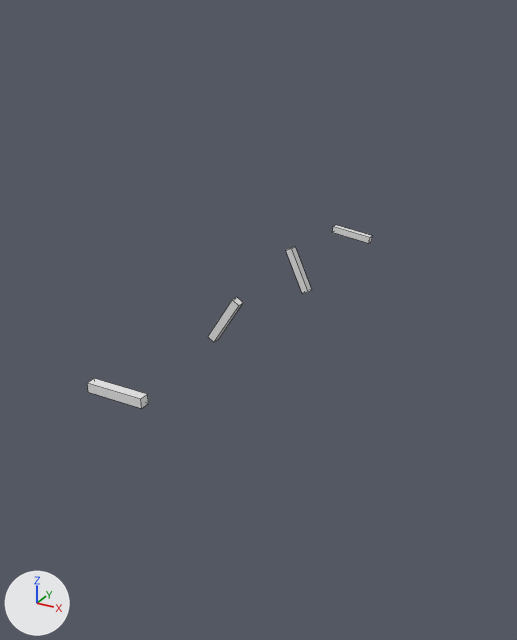
The OBJ model Assets/Models/UpperArm/activity_publique/activity publique_0003.obj, before and after one commit.
The view is the same before and after, from a camera (50 mm lens) standing at (0.479, -0.882, 0.399) and looking at (-0.001, -0.008, -0.037). Lighting does not change. The marker at lower left points along +X, +Y and +Z. Mesh edges are drawn as thin lines. Where no turn or scale is listed for an object, it has been applied to the vertices.

The scene before the commit, as lines of its bpy script (objects in view):
```python
me_activity_publique_0003 = bpy.data.meshes.new('activity publique_0003')
me_activity_publique_0003.from_pydata(...)  # 32 vertices, 24 faces; spans x -0.039..0.039, y -0.345..0.367, z -0.037..0.037
ob_activity_publique_0003 = bpy.data.objects.new('activity publique_0003', me_activity_publique_0003)
ob_activity_publique_0003.location = (0.0, 0.0, 0.0)
```
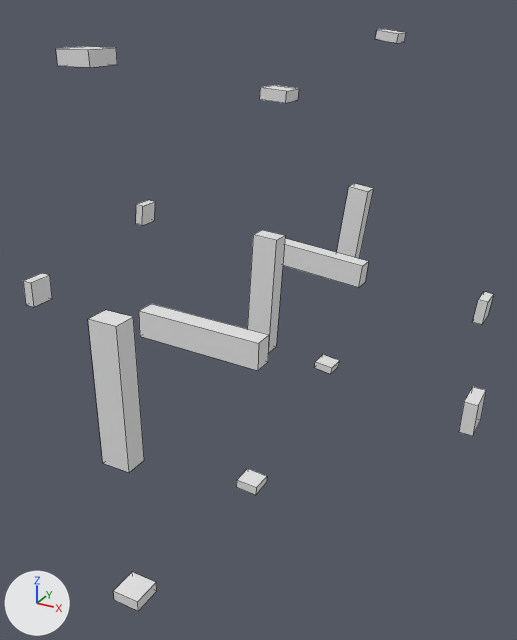
What the commit changed:
me_activity_publique_0003 is used by ob_activity_publique_0003; location (0.0, 0.0, 0.0).
me_activity_publique_0003 had 32 vertices, 24 faces and spanned x -0.039..0.039, y -0.345..0.367, z -0.037..0.037.
me_activity_publique_0003 now has 120 vertices, 90 faces and spans x -0.363..0.364, y -0.358..0.38, z -0.364..0.363.
me_activity_publique_0003 part 1: a new loose piece, a box spanning x -0.019..0.019, y -0.358..-0.32, z -0.299..-0.284.
me_activity_publique_0003 part 2: a new loose piece, a box spanning x -0.019..0.019, y -0.353..-0.325, z -0.092..0.092.
me_activity_publique_0003 part 3: a new loose piece, a box spanning x -0.019..0.019, y -0.358..-0.32, z 0.348..0.363.
me_activity_publique_0003 part 4: the loose piece of 8 vertices spanning x -0.038..0.038, y -0.345..-0.333, z -0.006..0.006 is scaled about its middle by (0.2, 3.16, 3.18), then moved by (-0.291, 0.175, 0.01).
me_activity_publique_0003 part 5: the loose piece of 8 vertices spanning x -0.038..0.038, y -0.345..-0.333, z -0.006..0.006 is copied, and the copy is scaled about its middle by (0.197, 3.16, 3.18), then moved by (0.356, 0.175, -0.012); it spans x 0.347..0.364, y -0.183..-0.145, z -0.032..0.007.
me_activity_publique_0003 part 6: the loose piece of 8 vertices spanning x -0.026..0.026, y -0.112..-0.1, z -0.035..0.035 is deleted.
me_activity_publique_0003 part 7: the loose piece of 8 vertices spanning x -0.021..0.021, y 0.122..0.134, z -0.037..0.037 is deleted.
me_activity_publique_0003 part 8: the loose piece of 8 vertices spanning x -0.039..0.039, y 0.355..0.367, z -0.011..0.011 is deleted.
Part 9, on me_activity_publique_0003:
40 vertices are added at x -0.363..0.299, y -0.178..0.347, z -0.364..0.362.
24 new vertices lie (0.0, 0.038, 0.0) away from vertices in x -0.363..0.299, y -0.008..0.342, z -0.364..0.362.
16 new vertices lie (0.0, 0.028, 0.0) away from vertices in x -0.094..0.094, y -0.178..0.347, z -0.094..0.094.
60 new faces join them.

Location of each change, [x1, y1, x2, y2] in pixels of the pictures (517 x 640 px; the box of a moved part takes in the faces that stretch with it):
'activity publique_0003', reshaped (65% wider, 217% taller)
    before: [87, 225, 372, 408]
    after: [23, 29, 494, 611]
part 1 of me_activity_publique_0003, added
    after: [113, 572, 157, 611]
part 2 of me_activity_publique_0003, added
    after: [88, 310, 144, 472]
part 3 of me_activity_publique_0003, added
    after: [56, 46, 117, 67]
part 4 of me_activity_publique_0003, moved or reshaped
    before: [87, 378, 148, 408]
    after: [23, 273, 52, 307]
part 5 of me_activity_publique_0003, added
    after: [459, 387, 486, 436]
part 6 of me_activity_publique_0003, deleted
    before: [208, 297, 243, 342]
part 7 of me_activity_publique_0003, deleted
    before: [286, 247, 312, 293]
part 8 of me_activity_publique_0003, deleted
    before: [332, 225, 372, 243]
part 9 of me_activity_publique_0003, added
    after: [136, 29, 494, 495]
